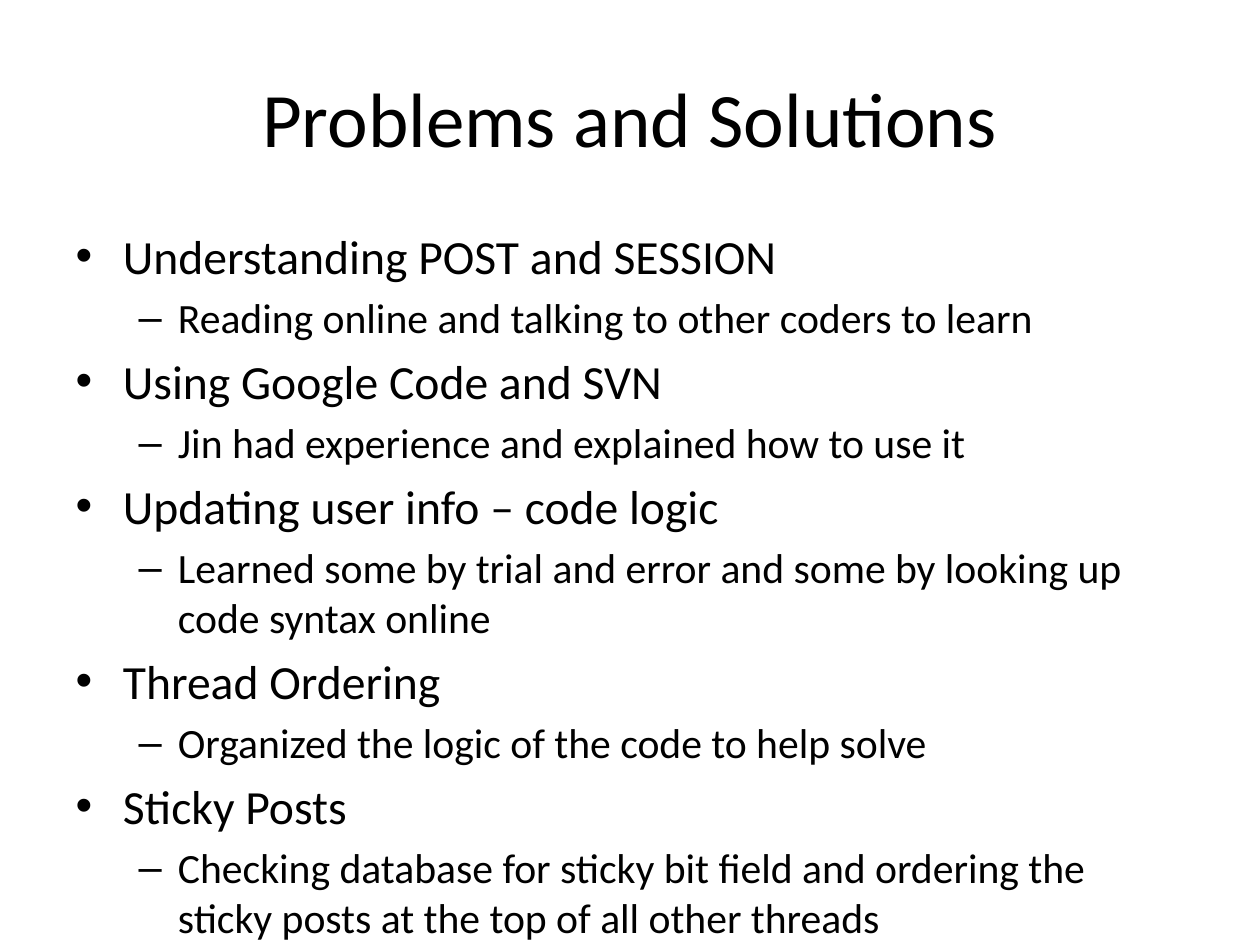
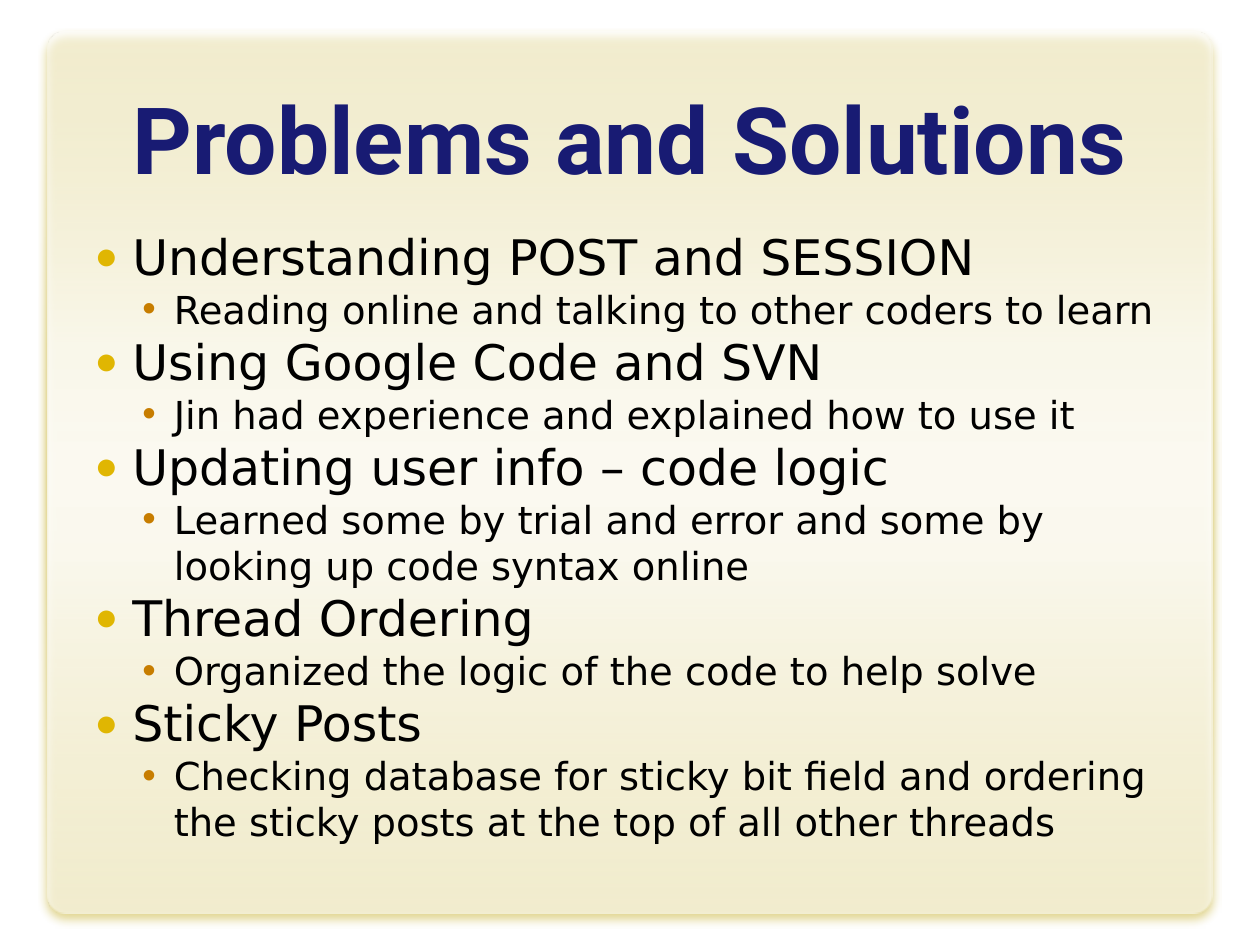
Before and after one commit to yokeholy/jin-jason-forum, a slide deck: slide 7 of J2_Forum.pptx. Drawn at 1260x945 pixels with LibreOffice and Linux fonts; fonts in the diff are those of the drawing; background and template pictures are left out. Boxes give left, top, right and bottom in pixels: in the first picture for what was removed or moved away, otherwise in the second. Text is boxed around its words. In the diff, an @@ line names an element or a change of style, - is before the commit and + after.

```diff
--- a/J2_Forum.pptx
+++ b/J2_Forum.pptx
@@ rounded rectangle added at <box>48,32,1213,914</box>, fill gradient #FFFFFF @@
@@ title "Problems and Solutions" at <box>133,104,1126,175</box>: size 44 to 53 pt, font Calibri to Roboto, text colour #000000 to #181C74, bold on; vertical alignment middle to bottom @@
@@ text "Understanding POST and SESSION" at <box>132,237,1153,844</box>: size 27.2 to 28 pt in "Understanding POST and SESSION", "Using Google Code and SVN", "Updating user info – code logic", "Thread Ordering" and 1 more places; font Calibri to DejaVu Sans; size 23.8 to 22 pt in "Reading online and talking to other coders ...", "Jin had experience and explained how to ...", "Learned some by trial and error and ...", "Organized the logic of the code to ..." and 1 more places; bullet • to ●; less space between paragraphs; bullet – to • @@
```
Also in this commit, not shown: 8 other slides changed.
